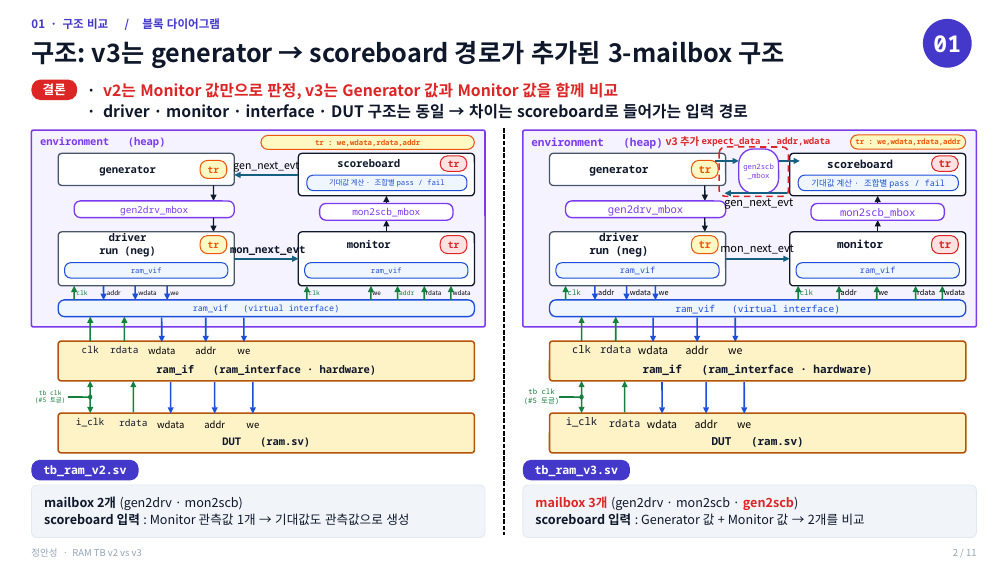
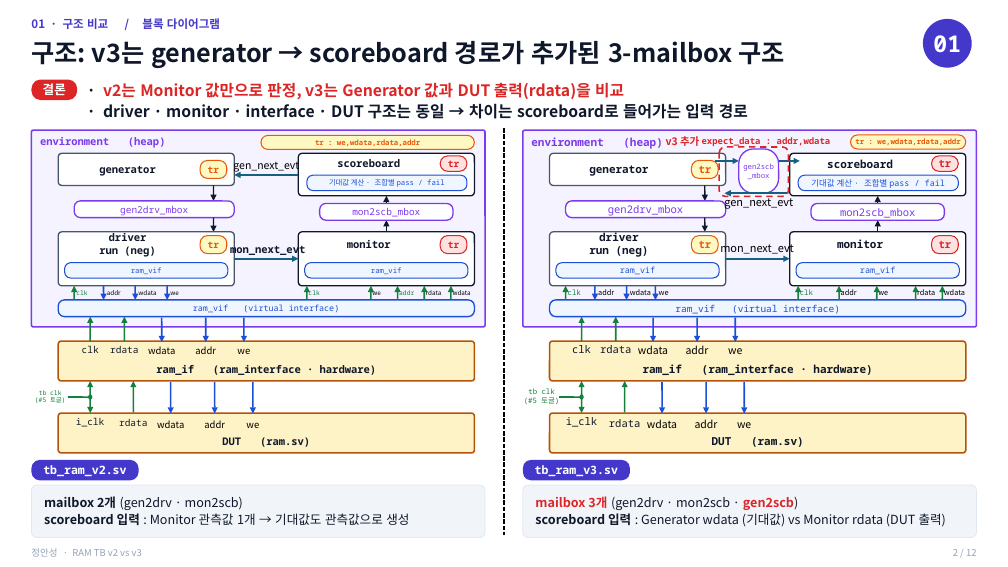
Before and after one commit to kimsacademy1234-max/System_Verilog, a slide deck: slide 2 of homework/verilog/1109_project/HW_ram_v2_v3_정안성.pptx. Drawn at 1008x567 pixels with LibreOffice and Linux fonts; fonts in the diff are those of the drawing. Boxes give left, top, right and bottom in pixels: in the first picture for what was removed or moved away, otherwise in the second. Text is boxed around its words. In the diff, an @@ line names an element or a change of style, - is before the commit and + after.

```diff
--- a/homework/verilog/1109_project/HW_ram_v2_v3_정안성.pptx
+++ b/homework/verilog/1109_project/HW_ram_v2_v3_정안성.pptx
@@ text at bbox=[103, 82, 624, 99]: text changed @@
-· v2는 Monitor 값만으로 판정, v3는 Generator 값과 Monitor 값을 함께 비교
+· v2는 Monitor 값만으로 판정, v3는 Generator 값과 DUT 출력(rdata)을 비교
@@ text at bbox=[535, 513, 946, 527]: text changed @@
-scoreboard 입력 : Generator 값 + Monitor 값 → 2개를 비교
+scoreboard 입력 : Generator wdata (기대값) vs Monitor rdata (DUT 출력)
```
Also in this commit, not shown: 10 other slides changed, 1 slide added, 3 other files.
